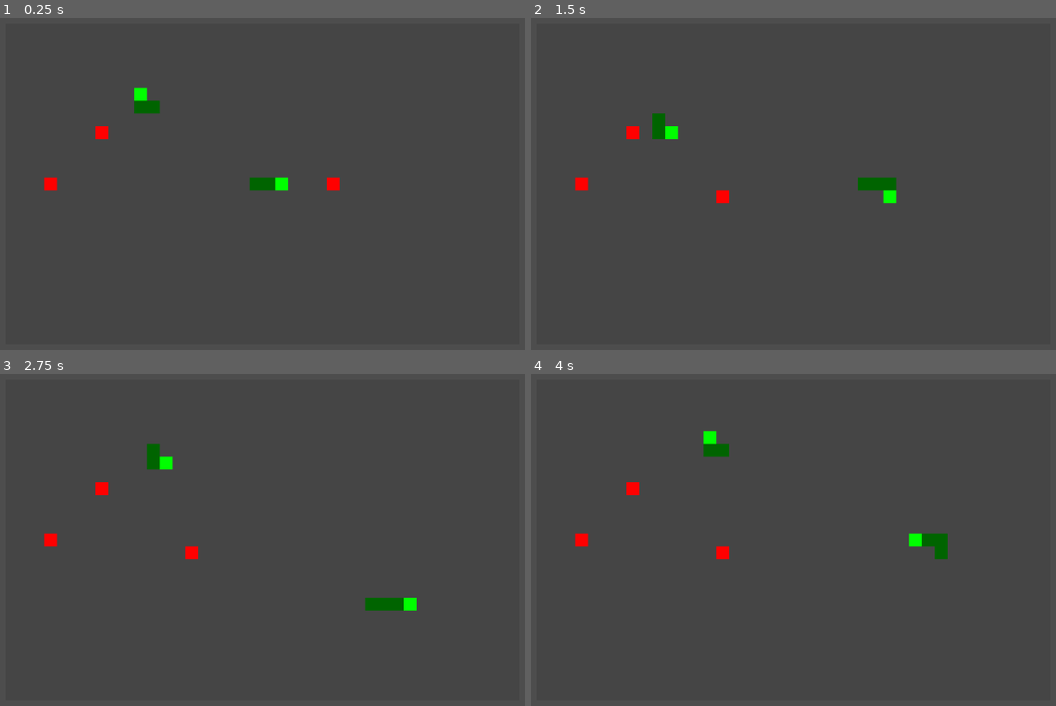
Above: before the commit, frames 1-4 (two rows, left to right).
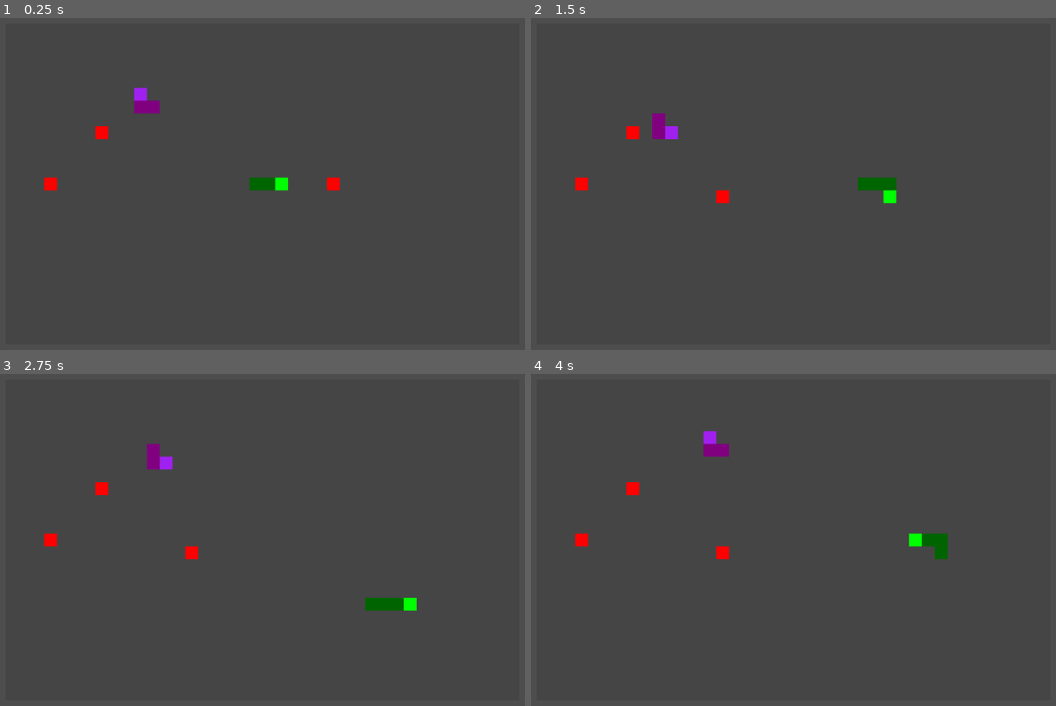
Above: after the commit, the same moments.

Repository: DvirKomlosh/snake
Game: Godot game, scene res://scenes/MainGame.tscn
The game is run twice, just before and just after one commit, with the same random seed, the same clock (stepped at 60 frames per second) and the same inputs.
Inputs:
- Up to frame 1 (0.25 s): no input
- Up to frame 2 (1.5 s): hold Right (ui_right) 0.53-1.28 s; hold Down (ui_down) from 1.28 s (still down)
- Up to frame 3 (2.75 s): release Down (ui_down) at 2.03 s; hold Right (ui_right) from 2.03 s (still down)
- Up to frame 4 (4 s): release Right (ui_right) at 2.78 s; hold Up (ui_up) 2.78-3.53 s; hold Left (ui_left) from 3.53 s (still down)

The runs differ from the first frame. In frame 1, 0.3% of the frame differs, in the area x 25-31%, y 20-29%; in frame 2, 0.3%; in frame 3, 0.3%, in the area x 27-33%, y 20-29%; in frame 4, 0.3%.

Commit message:
fixed color

Diff:
--- a/snake/scripts/EnemySnake.gd
+++ b/snake/scripts/EnemySnake.gd
@@ -5,8 +5,12 @@
 var player_snake: Snake = null
 var direction_chosen: bool = false
 
+
+
+
 func _ready() -> void:
-	super._ready()
+	head_color = Color.WEB_PURPLE
+	body_color = Color.PURPLE
 	# Start with a random direction
 	current_direction = [Vector2i(1, 0), Vector2i(-1, 0), Vector2i(0, 1), Vector2i(0, -1)].pick_random()
 	requested_direction = current_direction
--- a/snake/scripts/Snake.gd
+++ b/snake/scripts/Snake.gd
@@ -15,6 +15,10 @@
 var body_segments: Array[Vector2i] = []
 var head_position: Vector2i
 var tail_position: Vector2i
+
+var head_color: Color = Color.DARK_GREEN
+var body_color: Color = Color.GREEN
+
 
 # Visual representation
 var body_sprites: Array[ColorRect] = []
@@ -42,7 +46,7 @@
 	for i in range(body_segments.size()):
 		var segment: ColorRect = ColorRect.new()
 		segment.size = Vector2(CELL_SIZE, CELL_SIZE)
-		segment.color = Color.GREEN if i == 0 else Color.DARK_GREEN
+		segment.color = head_color if i == 0 else body_color
 		segment.position = Vector2(body_segments[i].x * CELL_SIZE, body_segments[i].y * CELL_SIZE)
 		body_node.add_child(segment)
 		body_sprites.append(segment)
@@ -103,7 +107,7 @@
 	for i in range(body_segments.size()):
 		var segment: ColorRect = ColorRect.new()
 		segment.size = Vector2(CELL_SIZE, CELL_SIZE)
-		segment.color = Color.GREEN if i == 0 else Color.DARK_GREEN
+		segment.color = body_color if i == 0 else head_color
 		segment.position = Vector2(body_segments[i].x * CELL_SIZE, body_segments[i].y * CELL_SIZE)
 		body_node.add_child(segment)
 		body_sprites.append(segment)
